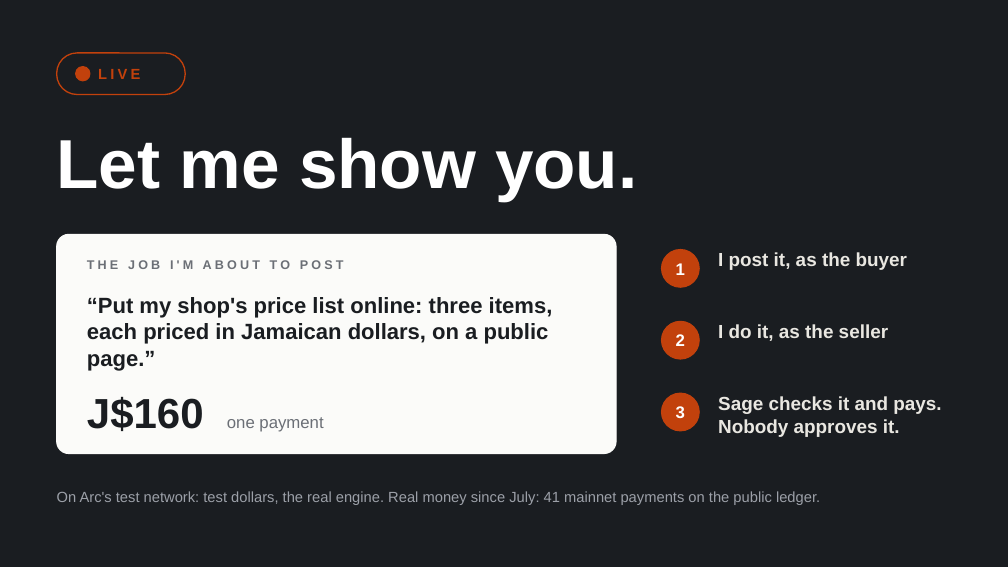
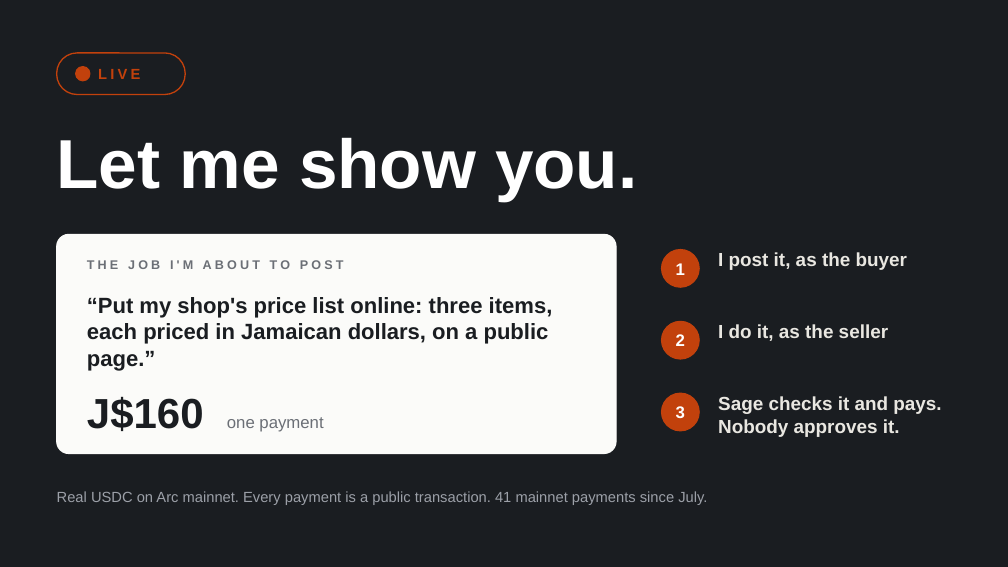
Before and after one commit to shariqazeem/sage, a slide deck: slide 4 of docs/fc/demo-day/Sage-DemoDay.pptx. Drawn at 1008x567 pixels with LibreOffice and Linux fonts; fonts in the diff are those of the drawing. Boxes give left, top, right and bottom in pixels: in the first picture for what was removed or moved away, otherwise in the second. Text is boxed around its words. In the diff, an @@ line names an element or a change of style, - is before the commit and + after.

```diff
--- a/docs/fc/demo-day/Sage-DemoDay.pptx
+++ b/docs/fc/demo-day/Sage-DemoDay.pptx
@@ text at bbox=[57, 491, 707, 505]: text changed @@
-On Arc's test network: test dollars, the real engine. Real money since July: 41 mainnet payments on the public ledger.
+Real USDC on Arc mainnet. Every payment is a public transaction. 41 mainnet payments since July.
```
Also in this commit, not shown: 2 other slides changed, 7 other files.
